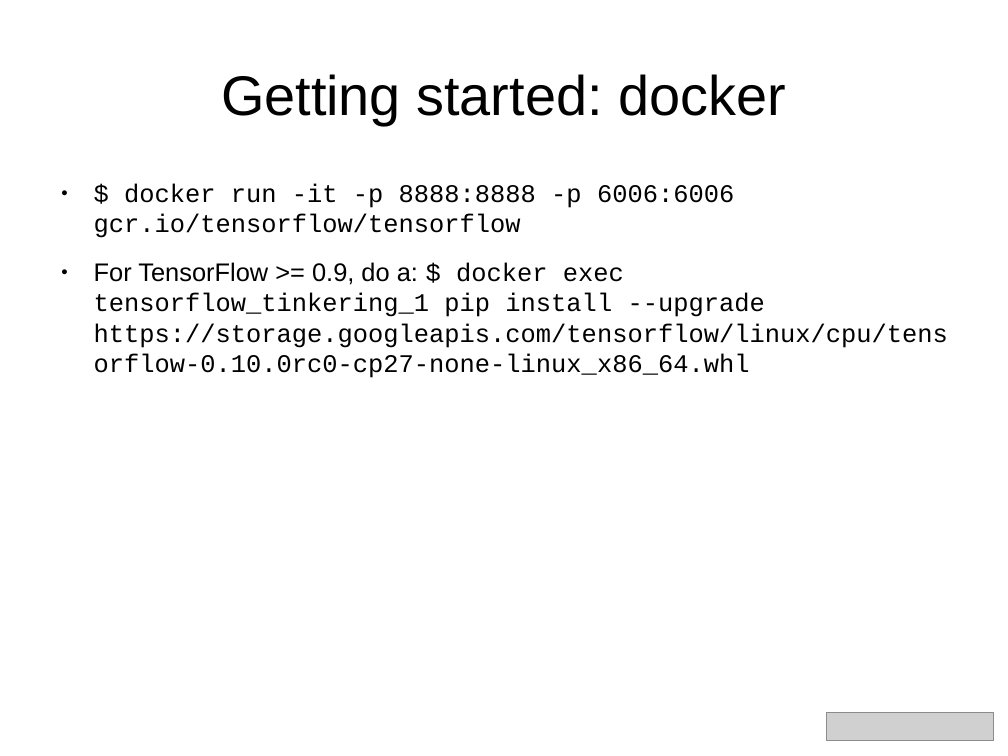
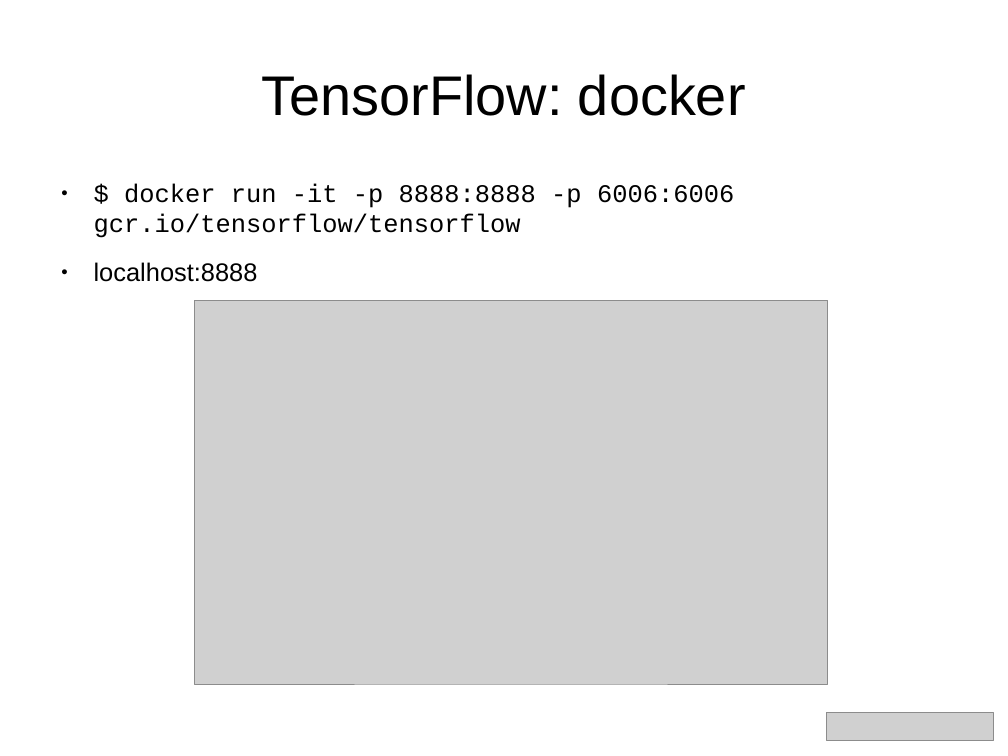
Before and after one commit to aoldemeier/an-introduction-to-tensorflow, a slide deck: slide 17 of slides_simplified.odp. Drawn at 1008x756 pixels with LibreOffice and Linux fonts; fonts in the diff are those of the drawing; grey boxes stand for pictures. Boxes give left, top, right and bottom in pixels: in the first picture for what was removed or moved away, otherwise in the second. Text is boxed around its words. In the diff, an @@ line names an element or a change of style, - is before the commit and + after.

```diff
--- a/slides_simplified.odp
+++ b/slides_simplified.odp
@@ title at <box>261,74,746,116</box>: text changed @@
-Getting started: docker
+TensorFlow: docker
@@ text at <box>94,262,258,282</box>: text changed; font Courier New to Arial @@
-● For TensorFlow >= 0.9, do a: $ docker exec tensorflow_tinkering_1 pip install --upgrade https://storage.googleapis.com/tensorflow/linux/cpu/tensorflow-0.10.0rc0-cp27-none-linux_x86_64.whl
+● localhost:8888
@@ picture added at <box>195,300,829,684</box> @@
```
Also in this commit, not shown: 13 other slides changed, 1 slide removed, 1 other file.
